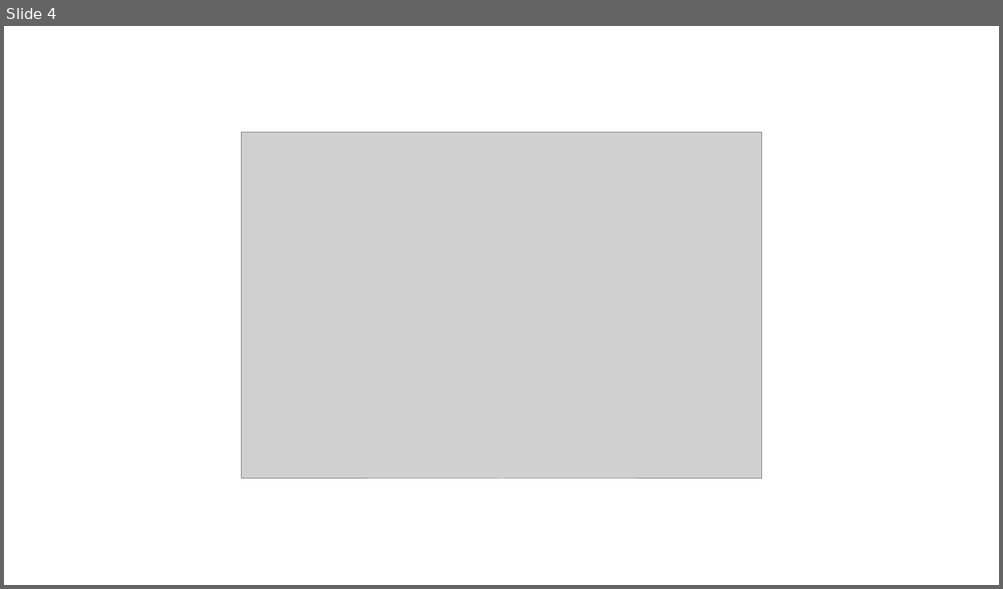
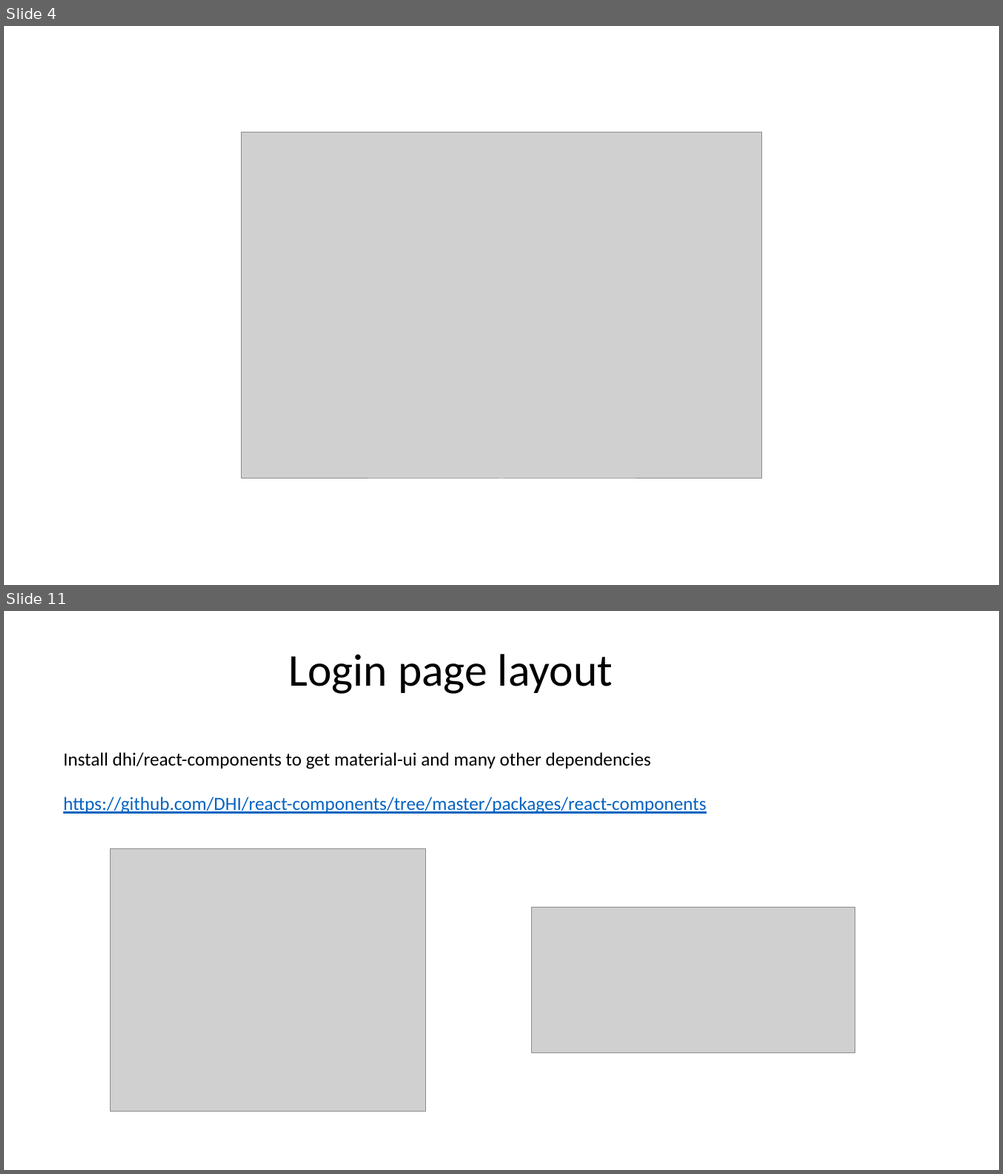
Before and after one commit to DHI/DomainServicesCourse, a slide deck: Presentations/DS-course-4-frontend.pptx. Shown one above the other, each under a label of ours: slide 4 before the commit, slides 4 and 11 after it; the slides between them are not shown. The pictures are 1003x589 and 1003x1174 pixels, drawn with LibreOffice and Linux fonts; fonts in the diff are those of the drawing; grey boxes stand for pictures. Boxes give left, top, right and bottom in pixels: in the first picture for what was removed or moved away, otherwise in the second. Text is boxed around its words. In the diff, an @@ line names an element or a change of style, - is before the commit and + after.

Commit message:
frontend app init and login

```diff
--- a/Presentations/DS-course-4-frontend.pptx
+++ b/Presentations/DS-course-4-frontend.pptx
@@ slide 11 added at (4,611,999,1170), background #FFFFFF @@
@@ text added at (288,654,612,694), 44 pt, text #000000 @@
+Login page layout
@@ text added at (63,752,706,814), 18 pt, text #0563C1, underline @@
+Install dhi/react-components to get material-ui and many other dependencies
+https://github.com/DHI/react-components/tree/master/packages/react-components
@@ picture added at (110,849,426,1112) @@
@@ picture added at (532,908,854,1054) @@
```
Also in this commit, not shown: 6 other slides added, 24 other files.
